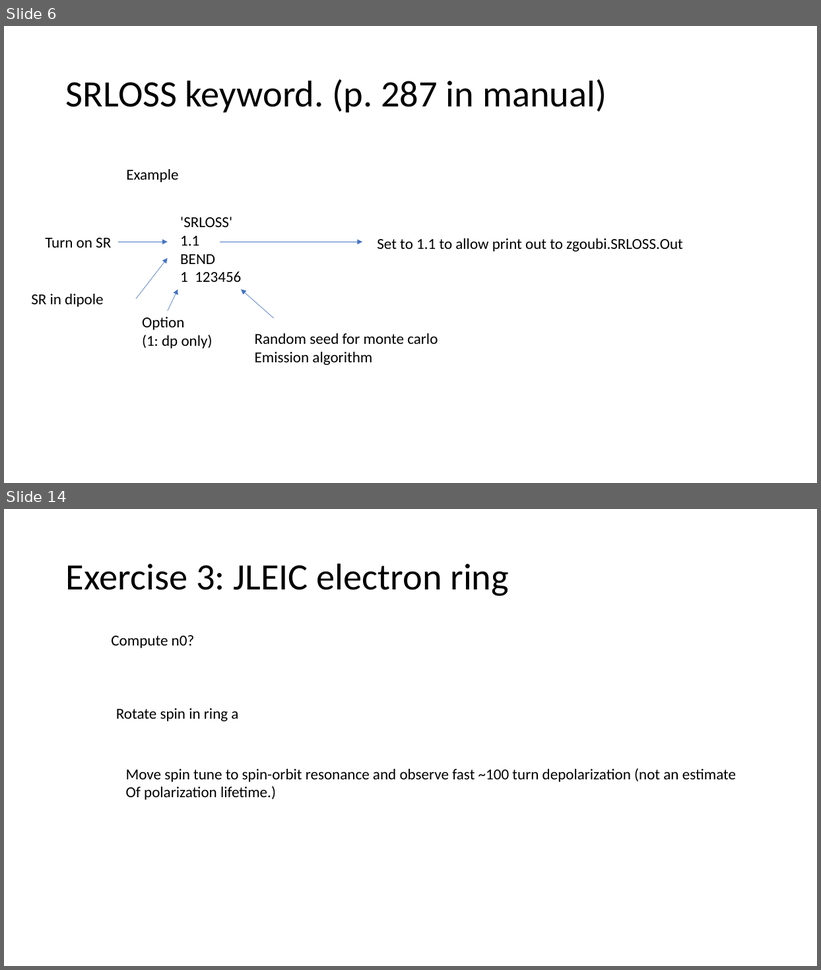
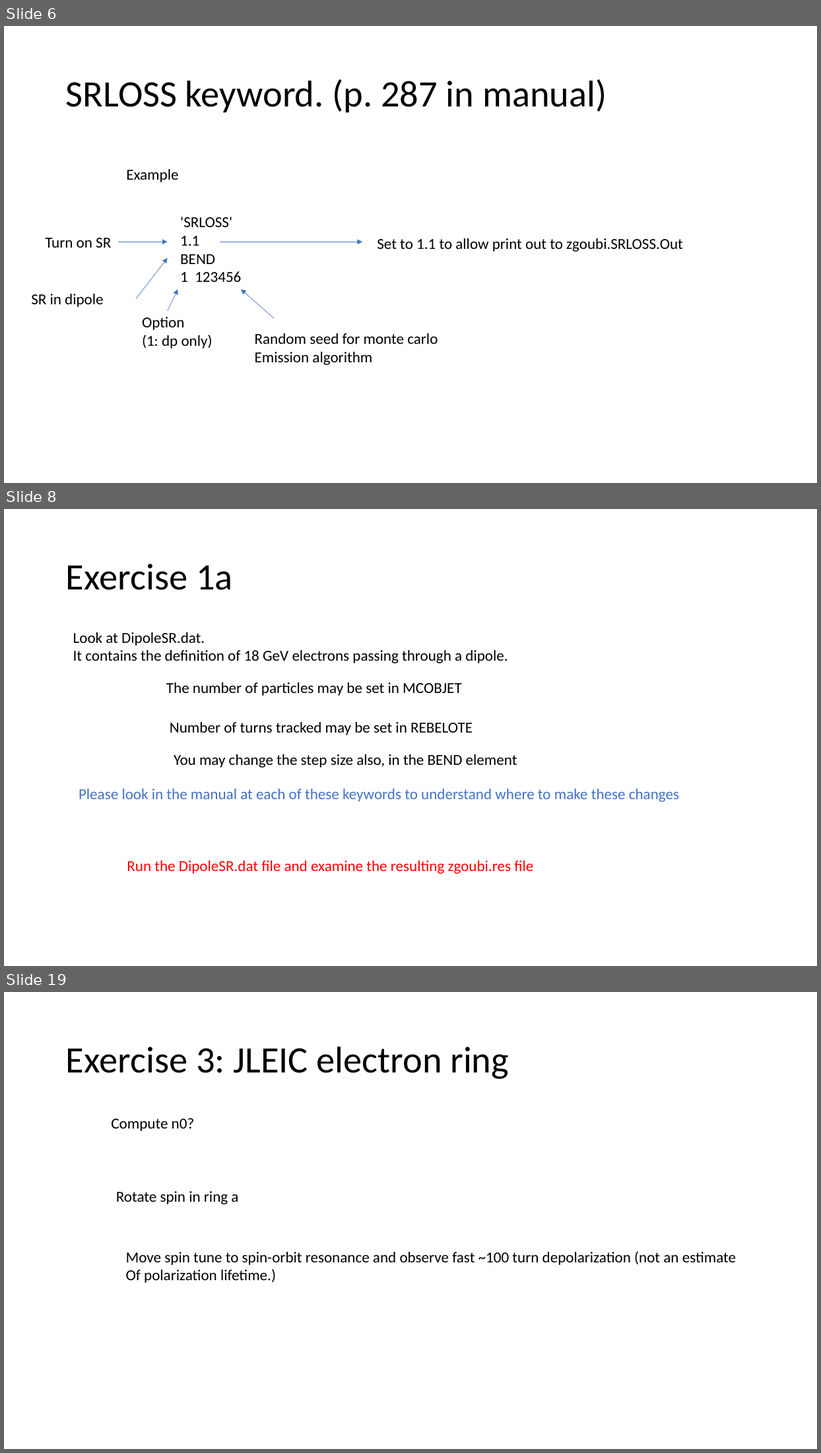
Before and after one commit to radiasoft/Zgoubi-Workshop, a slide deck: Tutorials/Tuesday/TutTu1/Tuesday Tutorial Slides.pptx. Shown one above the other, each under a label of ours: slides 6 and 14 before the commit, slides 6, 8 and 19 after it; the slides between them are not shown. The pictures are 821x970 and 821x1453 pixels, drawn with LibreOffice and Linux fonts; fonts in the diff are those of the drawing. Boxes give left, top, right and bottom in pixels: in the first picture for what was removed or moved away, otherwise in the second. Text is boxed around its words. In the diff, an @@ line names an element or a change of style, - is before the commit and + after.

```diff
--- a/Tutorials/Tuesday/TutTu1/Tuesday Tutorial Slides.pptx
+++ b/Tutorials/Tuesday/TutTu1/Tuesday Tutorial Slides.pptx
@@ slide 8 added at [4, 509, 817, 966], background #FFFFFF @@
@@ title added at [66, 564, 233, 590], 44 pt, text #000000 @@
+Exercise 1a
@@ text added at [73, 632, 508, 663], 18 pt, text #000000 @@
+Look at DipoleSR.dat.
+It contains the definition of 18 GeV electrons passing through a dipole.
@@ text added at [166, 683, 462, 696], 18 pt, text #000000 @@
+The number of particles may be set in MCOBJET
@@ text added at [170, 722, 473, 735], 18 pt, text #000000 @@
+Number of turns tracked may be set in REBELOTE
@@ text added at [174, 755, 517, 768], 18 pt, text #000000 @@
+You may change the step size also, in the BEND element
@@ text added at [79, 789, 679, 802], 18 pt, text #4472C4 @@
+Please look in the manual at each of these keywords to understand where to make these changes
@@ text added at [127, 861, 533, 874], 18 pt, text #FF0000 @@
+Run the DipoleSR.dat file and examine the resulting zgoubi.res file
@@ what was slide 14 is now slide 19 @@
```
Also in this commit, not shown: 4 slides changed, 9 other slides added, 5 slides removed.
